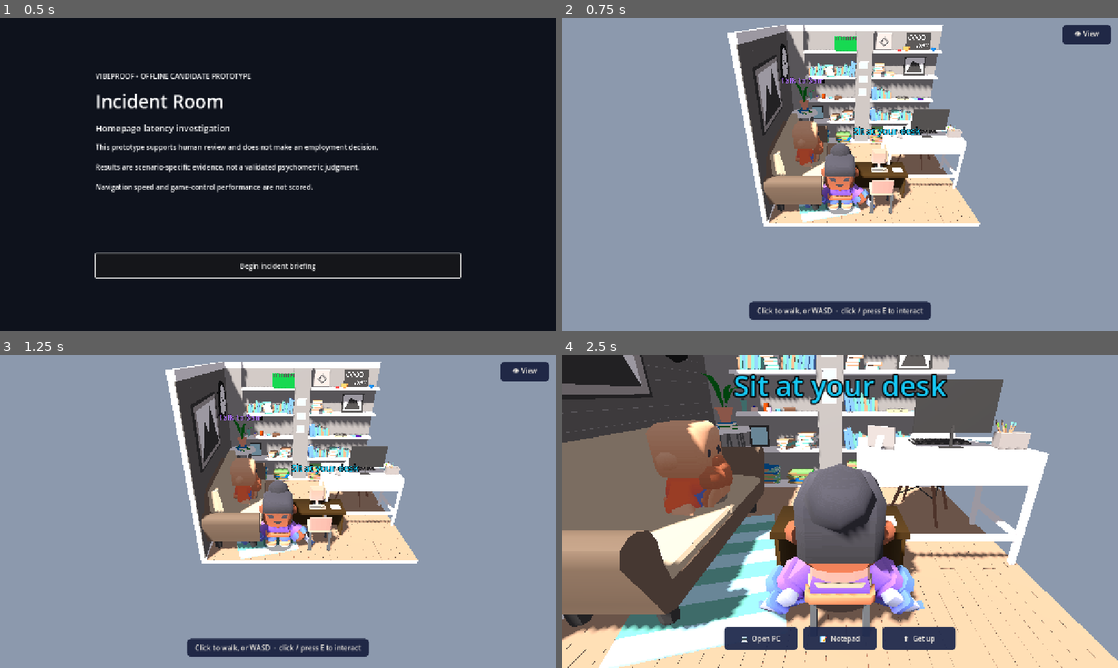
Above: before the commit, frames 1-4 (two rows, left to right).
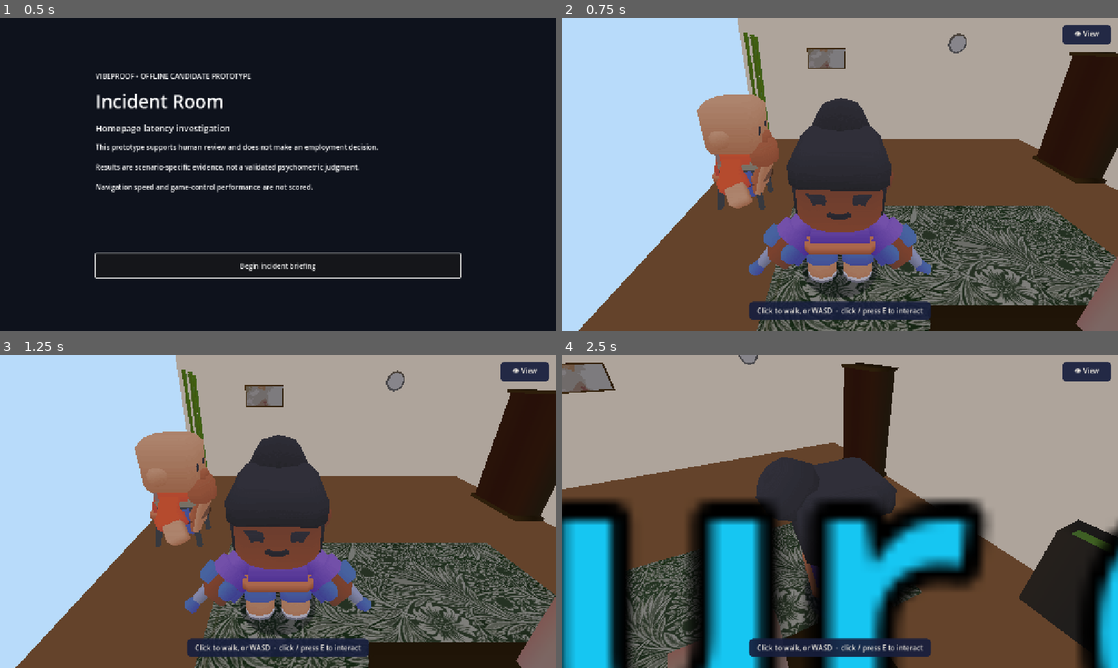
Above: after the commit, the same moments.

Repository: mengfoong-dev/codex-candidate-assesment-system
Game: Godot game, scene res://scenes/main/main.tscn
The game is run twice, just before and just after one commit, with the same random seed, the same clock (stepped at 60 frames per second) and the same inputs.
Inputs (mouse positions are in pixels of both pictures, inside the frame that each line leads up to):
- Up to frame 1 (0.5 s): no input
- Up to frame 2 (0.75 s): click "Begin incident briefing" at 0.5 s
- Up to frame 3 (1.25 s): no input
- Up to frame 4 (2.5 s): tap Enter at 1.25, 2 s; move the mouse to (962, 495) at 1.27 s; hold D (move_right) 1.28-2 s; tap E (interact) at 1.35 s; click (962, 495) at 1.42 s; drag from (728, 527) to (812, 574) at 2.02 s

Frame 1 is identical in both runs. In frame 2, 96% of the frame differs, in the area x 0-100%, y 0-100%; in frame 3, 96%; in frame 4, 97%.

Commit message:
feat: enclosed office room enabling real first-person
Replace the Office Room 15 cutaway diorama with a hand-built enclosed room
(enclosed_office.tscn: floor, ceiling, 4 cream walls, windows, rug, bookshelf,
plants, painting, clock) so first-person no longer sees the void. Add a spring-arm
to the follow camera so the third-person walk view stays inside the walls. Seat the
player facing into the room; the desk hub seated first-person now looks over the
monitor at the room. Sam sits on a chair. Update room-contract test for the new room.

Diff:
--- /dev/null
+++ b/apps/incident-room/scenes/room/enclosed_office.tscn
@@ -0,0 +1,93 @@
+[gd_scene load_steps=14 format=3]
+
+[ext_resource type="Material" path="res://resources/materials/cream_architecture.tres" id="1_cream"]
+[ext_resource type="Material" path="res://resources/materials/warm_wood.tres" id="2_wood"]
+[ext_resource type="Material" path="res://resources/materials/navy_trim.tres" id="3_navy"]
+[ext_resource type="Mesh" uid="uid://hhqqgqk3rtpo" path="res://assets/third_party/vnb-office-set/Bookshelf.obj" id="4_shelf"]
+[ext_resource type="Mesh" uid="uid://dkh7nu2l36rq0" path="res://assets/third_party/vnb-office-set/Rug_A.obj" id="5_rug"]
+[ext_resource type="Mesh" uid="uid://c5hb2b8thixgk" path="res://assets/third_party/vnb-office-set/Nature_Deco.obj" id="6_plant"]
+[ext_resource type="Mesh" uid="uid://c21f1wmmeet1m" path="res://assets/third_party/vnb-office-set/Nature_Deco_Bamboo1.obj" id="7_bamboo"]
+[ext_resource type="Mesh" uid="uid://bnfu8fkrcat0" path="res://assets/third_party/vnb-office-set/Painting.obj" id="8_paint"]
+[ext_resource type="Mesh" uid="uid://c8067alib4hi5" path="res://assets/third_party/vnb-office-set/Clock.obj" id="9_clock"]
+
+[sub_resource type="BoxMesh" id="FloorMesh"]
+size = Vector3(7, 0.1, 7)
+
+[sub_resource type="BoxMesh" id="CeilMesh"]
+size = Vector3(7, 0.1, 7)
+
+[sub_resource type="BoxMesh" id="WallX"]
+size = Vector3(0.2, 3, 7)
+
+[sub_resource type="StandardMaterial3D" id="WindowMat"]
+shading_mode = 0
+albedo_color = Color(0.72, 0.86, 0.98, 1)
+emission_enabled = true
+emission = Color(0.72, 0.86, 0.98, 1)
+emission_energy_multiplier = 0.6
+
+[node name="EnclosedOffice" type="Node3D"]
+
+[node name="Floor" type="MeshInstance3D" parent="."]
+transform = Transform3D(1, 0, 0, 0, 1, 0, 0, 0, 1, 0, -0.05, 0)
+mesh = SubResource("FloorMesh")
+surface_material_override/0 = ExtResource("2_wood")
+
+[node name="Ceiling" type="MeshInstance3D" parent="."]
+transform = Transform3D(1, 0, 0, 0, 1, 0, 0, 0, 1, 0, 3.05, 0)
+mesh = SubResource("CeilMesh")
+surface_material_override/0 = ExtResource("1_cream")
+
+[node name="WallBack" type="MeshInstance3D" parent="."]
+transform = Transform3D(0, 0, 1, 0, 1, 0, -1, 0, 0, 0, 1.5, -3.5)
+mesh = SubResource("WallX")
+surface_material_override/0 = ExtResource("1_cream")
+
+[node name="WallFront" type="MeshInstance3D" parent="."]
+transform = Transform3D(0, 0, 1, 0, 1, 0, -1, 0, 0, 0, 1.5, 3.5)
+mesh = SubResource("WallX")
+surface_material_override/0 = ExtResource("1_cream")
+
+[node name="WallLeft" type="MeshInstance3D" parent="."]
+transform = Transform3D(1, 0, 0, 0, 1, 0, 0, 0, 1, -3.5, 1.5, 0)
+mesh = SubResource("WallX")
+surface_material_override/0 = ExtResource("1_cream")
+
+[node name="WallRight" type="MeshInstance3D" parent="."]
+transform = Transform3D(1, 0, 0, 0, 1, 0, 0, 0, 1, 3.5, 1.5, 0)
+mesh = SubResource("WallX")
+surface_material_override/0 = ExtResource("1_cream")
+
+[node name="WindowLeft1" type="MeshInstance3D" parent="."]
+transform = Transform3D(0.05, 0, 0, 0, 1.3, 0, 0, 0, 1.6, -3.4, 1.7, -1.2)
+mesh = SubResource("WallX")
+surface_material_override/0 = SubResource("WindowMat")
+
+[node name="WindowLeft2" type="MeshInstance3D" parent="."]
+transform = Transform3D(0.05, 0, 0, 0, 1.3, 0, 0, 0, 1.6, -3.4, 1.7, 1.2)
+mesh = SubResource("WallX")
+surface_material_override/0 = SubResource("WindowMat")
+
+[node name="Rug" type="MeshInstance3D" parent="."]
+transform = Transform3D(4, 0, 0, 0, 1, 0, 0, 0, 4, 0, 0.02, 0.8)
+mesh = ExtResource("5_rug")
+
+[node name="Bookshelf" type="MeshInstance3D" parent="."]
+transform = Transform3D(0, 0, 1, 0, 1, 0, -1, 0, 0, 3.2, 0, -1.5)
+mesh = ExtResource("4_shelf")
+
+[node name="PlantBackLeft" type="MeshInstance3D" parent="."]
+transform = Transform3D(1, 0, 0, 0, 1, 0, 0, 0, 1, -3.0, 0, -3.0)
+mesh = ExtResource("7_bamboo")
+
+[node name="PlantFrontRight" type="MeshInstance3D" parent="."]
+transform = Transform3D(1, 0, 0, 0, 1, 0, 0, 0, 1, 3.0, 0, 3.0)
+mesh = ExtResource("6_plant")
+
+[node name="Painting" type="MeshInstance3D" parent="."]
+transform = Transform3D(1, 0, 0, 0, 1, 0, 0, 0, 1, -1.5, 1.9, -3.38)
+mesh = ExtResource("8_paint")
+
+[node name="Clock" type="MeshInstance3D" parent="."]
+transform = Transform3D(1, 0, 0, 0, 1, 0, 0, 0, 1, 1.4, 2.2, -3.38)
+mesh = ExtResource("9_clock")
--- a/apps/incident-room/scenes/room/incident_room.tscn
+++ b/apps/incident-room/scenes/room/incident_room.tscn
@@ -1,25 +1,29 @@
-[gd_scene load_steps=11 format=3]
+[gd_scene load_steps=13 format=3]
 
 [ext_resource type="PackedScene" path="res://scenes/player/player.tscn" id="1_player"]
 [ext_resource type="PackedScene" path="res://scenes/stations/station_trigger.tscn" id="2_station"]
 [ext_resource type="Script" path="res://scripts/presentation/follow_camera.gd" id="17_cam"]
-[ext_resource type="PackedScene" uid="uid://dbph8hxieq235" path="res://assets/third_party/office-room-15/office_room_15.glb" id="18_room"]
 [ext_resource type="Script" path="res://scripts/presentation/mesh_collider.gd" id="21_collider"]
 [ext_resource type="PackedScene" path="res://scenes/player/senior_visual.tscn" id="24_senior"]
 [ext_resource type="PackedScene" path="res://scenes/room/workstation.tscn" id="25_workstation"]
+[ext_resource type="PackedScene" path="res://scenes/room/enclosed_office.tscn" id="26_office"]
+[ext_resource type="Mesh" uid="uid://do7o868e5cnsb" path="res://assets/third_party/vnb-office-set/Chair_A.obj" id="27_samchair"]
 
 [sub_resource type="Environment" id="Environment_room"]
 background_mode = 1
-background_color = Color(0.55, 0.6, 0.68, 1)
+background_color = Color(0.5, 0.55, 0.62, 1)
 ambient_light_source = 3
-ambient_light_color = Color(0.72, 0.7, 0.74, 1)
-ambient_light_energy = 0.7
+ambient_light_color = Color(0.78, 0.77, 0.8, 1)
+ambient_light_energy = 0.85
 
 [sub_resource type="BoxShape3D" id="FloorShape"]
-size = Vector3(12, 0.2, 12)
+size = Vector3(7, 0.2, 7)
 
-[sub_resource type="BoxShape3D" id="WallShape"]
-size = Vector3(6, 3, 0.4)
+[sub_resource type="BoxShape3D" id="WallZ"]
+size = Vector3(7, 3, 0.4)
+
+[sub_resource type="BoxShape3D" id="WallX"]
+size = Vector3(0.4, 3, 7)
 
 [node name="IncidentRoom" type="Node3D"]
 
@@ -27,26 +31,26 @@
 environment = SubResource("Environment_room")
 
 [node name="KeyLight" type="DirectionalLight3D" parent="."]
-rotation_degrees = Vector3(-52, -34, 0)
+transform = Transform3D(1, 0, 0, 0, 0.82, 0.57, 0, -0.57, 0.82, 0, 0, 0)
+rotation_degrees = Vector3(-55, -34, 0)
 light_color = Color(1, 0.97, 0.92, 1)
-light_energy = 1.2
+light_energy = 1.1
 shadow_enabled = true
 
 [node name="Camera3D" type="Camera3D" parent="."]
-transform = Transform3D(1, 0, 0, 0, 0.8, 0.6, 0, -0.6, 0.8, -0.3, 4.55, 6.8)
-fov = 60.0
+transform = Transform3D(1, 0, 0, 0, 0.82, 0.57, 0, -0.57, 0.82, 0, 3.0, 3.9)
+fov = 62.0
 current = true
 script = ExtResource("17_cam")
 target_path = NodePath("../Player")
-offset = Vector3(0, 4.5, 6.0)
-look_height = 1.0
+offset = Vector3(0, 3.0, 3.9)
+look_height = 1.1
 
-[node name="OfficeRoom15" parent="." instance=ExtResource("18_room")]
-transform = Transform3D(0.011, 0, 0, 0, 0.011, 0, 0, 0, 0.011, 0, 0, 0)
+[node name="Office" parent="." instance=ExtResource("26_office")]
 
 [node name="RoomCollision" type="Node" parent="."]
 script = ExtResource("21_collider")
-target_path = NodePath("../OfficeRoom15")
+target_path = NodePath("../Office")
 
 [node name="Architecture" type="Node3D" parent="."]
 
@@ -58,24 +62,27 @@
 
 [node name="Walls" type="StaticBody3D" parent="Architecture"]
 
-[node name="RearCollision" type="CollisionShape3D" parent="Architecture/Walls"]
-position = Vector3(0, 1.5, -2.65)
-shape = SubResource("WallShape")
+[node name="Back" type="CollisionShape3D" parent="Architecture/Walls"]
+transform = Transform3D(1, 0, 0, 0, 1, 0, 0, 0, 1, 0, 1.5, -3.5)
+shape = SubResource("WallZ")
 
-[node name="FrontCollision" type="CollisionShape3D" parent="Architecture/Walls"]
-position = Vector3(0, 1.5, 2.65)
-shape = SubResource("WallShape")
+[node name="Front" type="CollisionShape3D" parent="Architecture/Walls"]
+transform = Transform3D(1, 0, 0, 0, 1, 0, 0, 0, 1, 0, 1.5, 3.5)
+shape = SubResource("WallZ")
 
-[node name="LeftCollision" type="CollisionShape3D" parent="Architecture/Walls"]
-transform = Transform3D(0, 0, 1, 0, 1, 0, -1, 0, 0, -2.65, 1.5, 0)
-shape = SubResource("WallShape")
+[node name="Left" type="CollisionShape3D" parent="Architecture/Walls"]
+transform = Transform3D(1, 0, 0, 0, 1, 0, 0, 0, 1, -3.5, 1.5, 0)
+shape = SubResource("WallX")
 
-[node name="RightCollision" type="CollisionShape3D" parent="Architecture/Walls"]
-transform = Transform3D(0, 0, 1, 0, 1, 0, -1, 0, 0, 2.65, 1.5, 0)
-shape = SubResource("WallShape")
+[node name="Right" type="CollisionShape3D" parent="Architecture/Walls"]
+transform = Transform3D(1, 0, 0, 0, 1, 0, 0, 0, 1, 3.5, 1.5, 0)
+shape = SubResource("WallX")
+
+[node name="Workstation" parent="." instance=ExtResource("25_workstation")]
+transform = Transform3D(1, 0, 0, 0, 1, 0, 0, 0, 1, 0, 0, 2.55)
 
 [node name="Senior" type="Node3D" parent="."]
-transform = Transform3D(0, 0, 1, 0, 1, 0, -1, 0, 0, -1.8, 0.82, 0.5)
+transform = Transform3D(0, 0, 1, 0, 1, 0, -1, 0, 0, -2.6, 0.42, -0.4)
 
 [node name="Body" parent="Senior" instance=ExtResource("24_senior")]
 
@@ -84,11 +91,12 @@
 station_title = "Talk to Sam"
 accent_color = Color(0.66, 0.42, 0.94, 1)
 
-[node name="Workstation" parent="." instance=ExtResource("25_workstation")]
-transform = Transform3D(1, 0, 0, 0, 1, 0, 0, 0, 1, 0.3, 0, 1.4)
+[node name="SamChair" type="MeshInstance3D" parent="."]
+transform = Transform3D(0, 0, 1, 0, 1, 0, -1, 0, 0, -2.6, 0, -0.4)
+mesh = ExtResource("27_samchair")
 
 [node name="MyDesk" type="Node3D" parent="."]
-transform = Transform3D(1, 0, 0, 0, 1, 0, 0, 0, 1, 0.3, 0, 2.1)
+transform = Transform3D(1, 0, 0, 0, 1, 0, 0, 0, 1, 0, 0, 2.95)
 
 [node name="Trigger" parent="MyDesk" instance=ExtResource("2_station")]
 station_id = "my_desk"
@@ -96,6 +104,6 @@
 accent_color = Color(0.1, 0.78, 0.95, 1)
 
 [node name="Player" parent="." instance=ExtResource("1_player")]
-position = Vector3(-0.8, 0.05, 2.2)
+position = Vector3(-1.2, 0.05, 1.0)
 camera_path = NodePath("../Camera3D")
-movement_speed = 2.8
+movement_speed = 3.2
--- a/apps/incident-room/scripts/presentation/follow_camera.gd
+++ b/apps/incident-room/scripts/presentation/follow_camera.gd
@@ -85,6 +85,18 @@
 
     # Smoothly trail the third-person anchor even while blended, so returning is stable.
     var desired := _target.global_position + _third_offset()
+    # Spring-arm: in the enclosed room, pull the camera in if a wall/ceiling is between
+    # it and the player so it never ends up outside or clipped through geometry.
+    var pivot := _target.global_position + Vector3.UP * look_height
+    var space := get_world_3d().direct_space_state
+    if space != null:
+        var q := PhysicsRayQueryParameters3D.create(pivot, desired)
+        q.collision_mask = 1
+        if _target is CollisionObject3D:
+            q.exclude = [(_target as CollisionObject3D).get_rid()]
+        var hit := space.intersect_ray(q)
+        if not hit.is_empty():
+            desired = (hit.position as Vector3) + ((pivot - desired).normalized() * 0.25)
     _third_pos = _third_pos.lerp(desired, clampf(follow_speed * delta, 0.0, 1.0))
 
     var w := smoothstep(0.0, 1.0, _blend)
--- a/apps/incident-room/scripts/presentation/main.gd
+++ b/apps/incident-room/scripts/presentation/main.gd
@@ -31,11 +31,11 @@
 # Player sits behind the workstation (at +Z) facing -Z toward the monitor and the open
 # room beyond. Over-the-shoulder desk framing (from outside the cutaway looking in) —
 # a true in-room first-person view sees the diorama's open void, so we frame from behind.
-const DESK_SEAT := Transform3D(Basis(Vector3.UP, PI), Vector3(0.3, 0.45, 2.0))
-# Over-the-shoulder desk framing. (True first-person is not viable in this cutaway
-# diorama — an eye-level view either fills with the monitor or shows the open void.)
-const DESK_CAM_POS := Vector3(0.3, 2.3, 4.3)
-const DESK_CAM_LOOK := Vector3(0.3, 0.9, 1.1)
+const DESK_SEAT := Transform3D(Basis(Vector3.UP, PI), Vector3(0, 0.45, 3.15))
+# Seated first-person: eye at the seated player looking -Z across the enclosed room
+# (over the monitor into the office). Works now that the room has 4 walls + ceiling.
+const DESK_CAM_POS := Vector3(0, 1.85, 3.45)
+const DESK_CAM_LOOK := Vector3(0, 0.85, 1.4)
 
 var _desk_hud: Control
 
--- a/apps/incident-room/tests/test_room_contracts.gd
+++ b/apps/incident-room/tests/test_room_contracts.gd
@@ -56,7 +56,7 @@
     t.assert_false(controller_source.contains("EventLogger"), "movement does not call event logger")
 
     # Office Room 15 environment plus the player's desk-interaction and the senior NPC.
-    t.assert_true(room.get_node_or_null("OfficeRoom15") is Node3D, "room has the office environment")
+    t.assert_true(room.get_node_or_null("Office") is Node3D, "room has the office environment")
     t.assert_true(room.get_node_or_null("MyDesk") is Node3D, "room has the player's desk interaction")
     t.assert_true(room.get_node_or_null("Senior") is Node3D, "room has the senior NPC")
 
